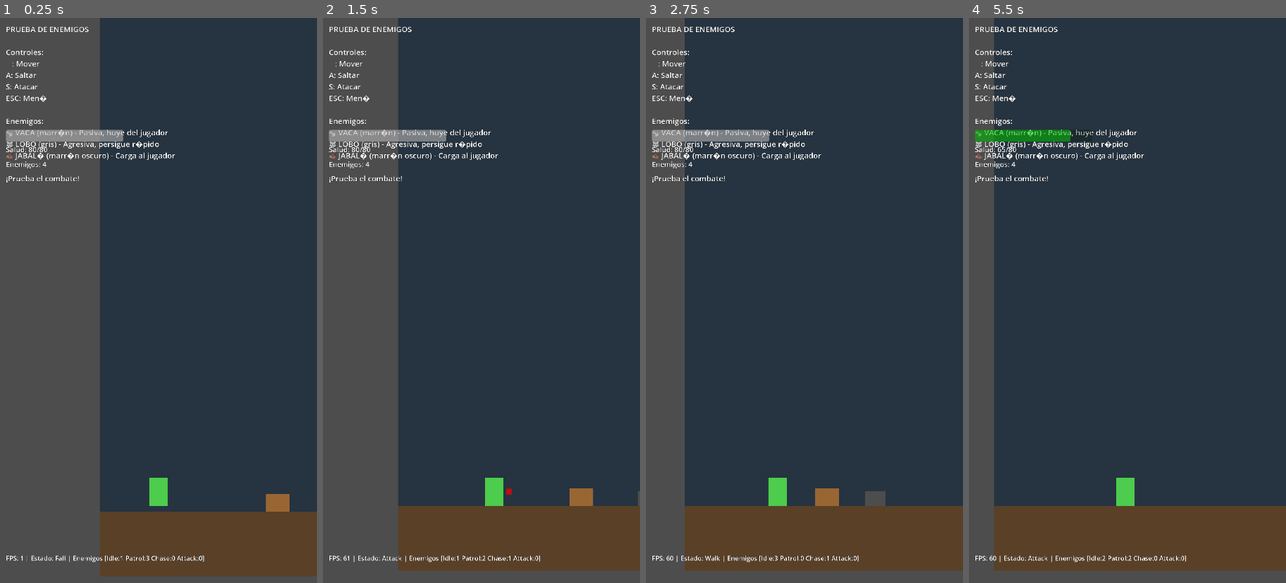
Above: before the commit, frames 1-4 (left to right).
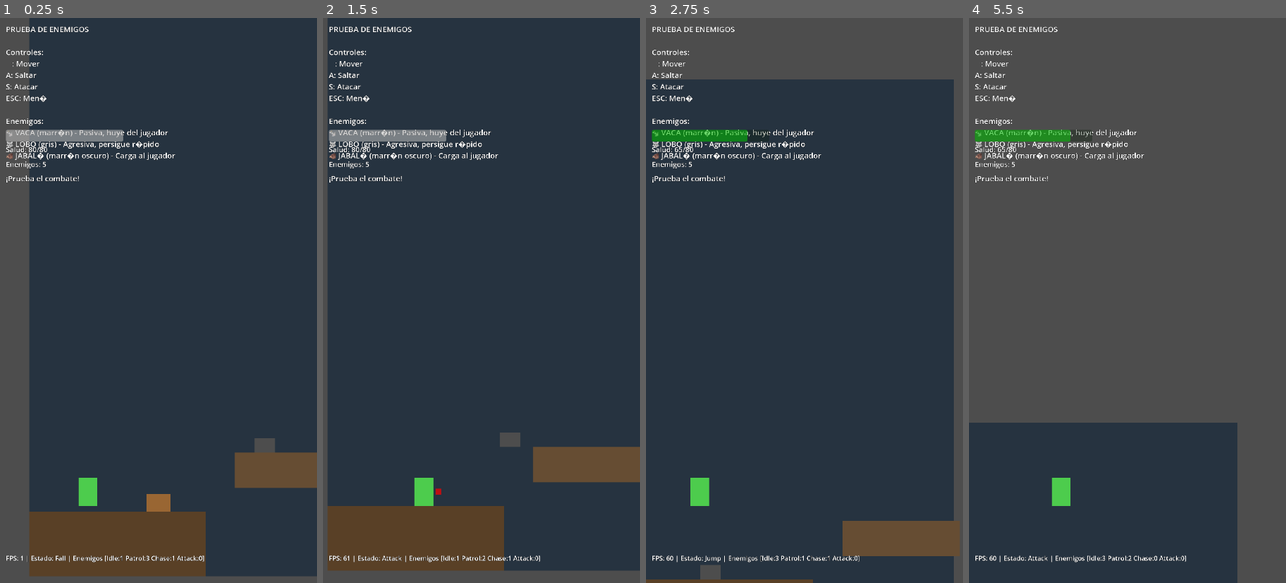
Above: after the commit, the same moments.

Repository: juanrafernandez/pilgrim
Game: Godot game, scene res://scenes/main/test_scene_enemies.tscn
The game is run twice, just before and just after one commit, with the same random seed, the same clock (stepped at 60 frames per second) and the same inputs. This scene is started directly instead of the project's main scene.
Inputs:
- Up to frame 1 (0.25 s): no input
- Up to frame 2 (1.5 s): hold Right (move_right) from 0.53 s (still down); tap S (attack) at 0.6, 1.35 s; tap A (jump) at 0.77 s
- Up to frame 3 (2.75 s): tap A (jump) at 1.52 s; release Right (move_right) at 2.03 s; hold Left (move_left) from 2.03 s (still down); tap S (attack) at 2.1 s
- Up to frame 4 (5.5 s): release Left (move_left) at 2.78 s; hold Right (move_right) 2.78-4.28 s; tap S (attack) every 0.75 s from 2.85 to 5.1 s; tap A (jump) at 3.02, 3.77, 4.52 s; hold Left (move_left) 4.28-5.03 s; hold Right (move_right) from 5.03 s (still down)

The runs differ from the first frame. In frame 1, 27% of the frame differs, in the area x 9-100%, y 0-99%; in frame 2, 28%; in frame 3, 33%; in frame 4, 81%, in the area x 0-100%, y 0-100%.

Commit message:
feat: implement Ghosts 'n Goblins / Maldita Castilla gameplay style
Implemented classic arcade platformer mechanics inspired by Ghosts 'n Goblins
and Maldita Castilla for authentic retro gameplay feel.

## A) Camera Positioning (Classic Arcade Style)
- Added horizontal_offset (240px) to position player in left third of screen
- Player now at ~x=300 on screen (left side) instead of center
- Shows more space ahead (right side) for enemy visibility
- Camera follows with player offset, classic side-scroller feel

## B) Vertical Level Design (Multi-Platform Layout)
Redesigned test_scene_enemies with varied height platforms:
- Starting ground (Y=1700) - 600px
- Elevated platform (Y=1500) - 400px mid-level
- Step platforms (Y=1400, Y=1300) - 200px each for climbing
- High platform (Y=1200) - 500px top level
- Landing platform (Y=1500) after gap
- Extended end ground (Y=1700) - 1500px

5 enemies distributed across different heights:
- Cow1: Ground level (Y=1650)
- Wolf1: Mid platform (Y=1450)
- Boar1: High platform (Y=1150)
- Cow2: Landing platform (Y=1450)
- Wolf2: End ground (Y=1650)

Vertical gameplay encourages:
- Platform jumping between levels
- Height-based enemy encounters
- Risk/reward with high platforms near death zones
- Classic arcade challenge progression

## C) Enhanced Knockback System (Arcade Difficulty)
Player knockback when hit:
- Strong horizontal knockback (350 x-velocity)
- High vertical knockback (-450 y-velocity)
- Can knock player into pits (classic GnG danger)
- Preserved momentum during hurt state
- Default knockback if none provided: (-200, -400)

Enemy knockback when hit by player:
- Increased from (200, -100) to (400, -250)
- More dramatic enemy reactions
- Enemies can be knocked off platforms

Technical improvements:
- take_damage() accepts knockback Vector2 parameter
- Enemies apply directional knockback to player
- state_hurt preserves knockback velocity (slow decay)
- Knockback direction calculated from attacker position

Gameplay Impact:
- Player must be careful near edges (knockback = death)
- Combat is riskier and more strategic
- Arcade-style difficulty with instant punishment
- Authentic retro action-platformer feel

Files Modified:
- scripts/core/camera_controller.gd (horizontal offset)
- scenes/main/test_scene_enemies.tscn (vertical level design)
- scenes/main/test_scene_v2.tscn (camera config)
- scripts/player/player.gd (knockback system)
- scripts/player/states/state_hurt.gd (preserve knockback)
- scripts/enemies/enemy.gd (apply knockback to player)

Diff:
--- a/scenes/main/test_scene_enemies.tscn
+++ b/scenes/main/test_scene_enemies.tscn
@@ -7,11 +7,23 @@
 [ext_resource type="Script" path="res://scenes/main/test_scene_enemies.gd" id="5_script"]
 [ext_resource type="Script" path="res://scripts/core/camera_controller.gd" id="6_camera"]
 
-[sub_resource type="RectangleShape2D" id="RectangleShape2D_ground1"]
+[sub_resource type="RectangleShape2D" id="RectangleShape2D_ground_start"]
+size = Vector2(600, 220)
+
+[sub_resource type="RectangleShape2D" id="RectangleShape2D_platform_mid"]
+size = Vector2(400, 120)
+
+[sub_resource type="RectangleShape2D" id="RectangleShape2D_platform_small"]
+size = Vector2(200, 120)
+
+[sub_resource type="RectangleShape2D" id="RectangleShape2D_platform_high"]
+size = Vector2(500, 120)
+
+[sub_resource type="RectangleShape2D" id="RectangleShape2D_ground_landing"]
+size = Vector2(400, 220)
+
+[sub_resource type="RectangleShape2D" id="RectangleShape2D_ground_end"]
 size = Vector2(1500, 220)
-
-[sub_resource type="RectangleShape2D" id="RectangleShape2D_ground2"]
-size = Vector2(2100, 220)
 
 [sub_resource type="RectangleShape2D" id="RectangleShape2D_deathzone"]
 size = Vector2(5000, 100)
@@ -33,34 +45,105 @@
 backward_limit_distance = 600.0
 forward_buffer = 200.0
 vertical_offset = -650.0
-
-[node name="Ground1" type="StaticBody2D" parent="."]
+horizontal_offset = 240.0
+
+[node name="GroundStart" type="StaticBody2D" parent="."]
 position = Vector2(0, 1700)
 collision_layer = 2
 collision_mask = 5
 
-[node name="GroundSprite" type="ColorRect" parent="Ground1"]
+[node name="Sprite" type="ColorRect" parent="GroundStart"]
+offset_right = 600.0
+offset_bottom = 220.0
+color = Color(0.35, 0.25, 0.15, 1)
+
+[node name="CollisionShape2D" type="CollisionShape2D" parent="GroundStart"]
+position = Vector2(300, 110)
+shape = SubResource("RectangleShape2D_ground_start")
+
+[node name="PlatformMid1" type="StaticBody2D" parent="."]
+position = Vector2(700, 1500)
+collision_layer = 2
+collision_mask = 5
+
+[node name="Sprite" type="ColorRect" parent="PlatformMid1"]
+offset_right = 400.0
+offset_bottom = 120.0
+color = Color(0.4, 0.3, 0.2, 1)
+
+[node name="CollisionShape2D" type="CollisionShape2D" parent="PlatformMid1"]
+position = Vector2(200, 60)
+shape = SubResource("RectangleShape2D_platform_mid")
+
+[node name="StepUp1" type="StaticBody2D" parent="."]
+position = Vector2(1200, 1400)
+collision_layer = 2
+collision_mask = 5
+
+[node name="Sprite" type="ColorRect" parent="StepUp1"]
+offset_right = 200.0
+offset_bottom = 120.0
+color = Color(0.42, 0.32, 0.22, 1)
+
+[node name="CollisionShape2D" type="CollisionShape2D" parent="StepUp1"]
+position = Vector2(100, 60)
+shape = SubResource("RectangleShape2D_platform_small")
+
+[node name="StepUp2" type="StaticBody2D" parent="."]
+position = Vector2(1450, 1300)
+collision_layer = 2
+collision_mask = 5
+
+[node name="Sprite" type="ColorRect" parent="StepUp2"]
+offset_right = 200.0
+offset_bottom = 120.0
+color = Color(0.42, 0.32, 0.22, 1)
+
+[node name="CollisionShape2D" type="CollisionShape2D" parent="StepUp2"]
+position = Vector2(100, 60)
+shape = SubResource("RectangleShape2D_platform_small")
+
+[node name="PlatformHigh" type="StaticBody2D" parent="."]
+position = Vector2(1700, 1200)
+collision_layer = 2
+collision_mask = 5
+
+[node name="Sprite" type="ColorRect" parent="PlatformHigh"]
+offset_right = 500.0
+offset_bottom = 120.0
+color = Color(0.4, 0.3, 0.2, 1)
+
+[node name="CollisionShape2D" type="CollisionShape2D" parent="PlatformHigh"]
+position = Vector2(250, 60)
+shape = SubResource("RectangleShape2D_platform_high")
+
+[node name="GroundLanding" type="StaticBody2D" parent="."]
+position = Vector2(2600, 1500)
+collision_layer = 2
+collision_mask = 5
+
+[node name="Sprite" type="ColorRect" parent="GroundLanding"]
+offset_right = 400.0
+offset_bottom = 220.0
+color = Color(0.35, 0.25, 0.15, 1)
+
+[node name="CollisionShape2D" type="CollisionShape2D" parent="GroundLanding"]
+position = Vector2(200, 110)
+shape = SubResource("RectangleShape2D_ground_landing")
+
+[node name="GroundEnd" type="StaticBody2D" parent="."]
+position = Vector2(3100, 1700)
+collision_layer = 2
+collision_mask = 5
+
+[node name="Sprite" type="ColorRect" parent="GroundEnd"]
 offset_right = 1500.0
 offset_bottom = 220.0
 color = Color(0.35, 0.25, 0.15, 1)
 
-[node name="CollisionShape2D" type="CollisionShape2D" parent="Ground1"]
+[node name="CollisionShape2D" type="CollisionShape2D" parent="GroundEnd"]
 position = Vector2(750, 110)
-shape = SubResource("RectangleShape2D_ground1")
-
-[node name="Ground2" type="StaticBody2D" parent="."]
-position = Vector2(1900, 1700)
-collision_layer = 2
-collision_mask = 5
-
-[node name="GroundSprite" type="ColorRect" parent="Ground2"]
-offset_right = 2100.0
-offset_bottom = 220.0
-color = Color(0.35, 0.25, 0.15, 1)
-
-[node name="CollisionShape2D" type="CollisionShape2D" parent="Ground2"]
-position = Vector2(1050, 110)
-shape = SubResource("RectangleShape2D_ground2")
+shape = SubResource("RectangleShape2D_ground_end")
 
 [node name="DeathZone" type="Area2D" parent="."]
 position = Vector2(0, 2300)
@@ -74,16 +157,19 @@
 [node name="Enemies" type="Node2D" parent="."]
 
 [node name="Cow1" parent="Enemies" instance=ExtResource("2_cow")]
-position = Vector2(600, 1650)
+position = Vector2(400, 1650)
 
 [node name="Wolf1" parent="Enemies" instance=ExtResource("3_wolf")]
-position = Vector2(1100, 1650)
+position = Vector2(900, 1450)
 
 [node name="Boar1" parent="Enemies" instance=ExtResource("4_boar")]
-position = Vector2(2300, 1650)
+position = Vector2(1900, 1150)
 
 [node name="Cow2" parent="Enemies" instance=ExtResource("2_cow")]
-position = Vector2(3000, 1650)
+position = Vector2(2700, 1450)
+
+[node name="Wolf2" parent="Enemies" instance=ExtResource("3_wolf")]
+position = Vector2(3500, 1650)
 
 [node name="UI" type="CanvasLayer" parent="."]
 
--- a/scenes/main/test_scene_v2.tscn
+++ b/scenes/main/test_scene_v2.tscn
@@ -30,6 +30,7 @@
 backward_limit_distance = 600.0
 forward_buffer = 200.0
 vertical_offset = -650.0
+horizontal_offset = 240.0
 
 [node name="Ground1" type="StaticBody2D" parent="."]
 position = Vector2(0, 1700)
--- a/scripts/core/camera_controller.gd
+++ b/scripts/core/camera_controller.gd
@@ -9,6 +9,7 @@
 @export var forward_buffer: float = 200.0  # Distance ahead of player camera can see
 @export var smooth_speed: float = 5.0  # Camera smoothing
 @export var vertical_offset: float = -650.0  # How far from player to position camera (negative = above player)
+@export var horizontal_offset: float = 240.0  # Horizontal offset to show more ahead (player on left third)
 
 var max_x_reached: float = 0.0  # Furthest right position reached
 var min_allowed_x: float = 0.0  # Left boundary (can't go further left)
@@ -20,8 +21,8 @@
 		target = get_parent().get_node_or_null("Player")
 
 	if target:
-		global_position.x = target.global_position.x
-		global_position.y = target.global_position.y
+		global_position.x = target.global_position.x + horizontal_offset
+		global_position.y = target.global_position.y + vertical_offset
 		max_x_reached = target.global_position.x
 		min_allowed_x = max_x_reached - backward_limit_distance
 	make_current()
@@ -36,8 +37,8 @@
 		max_x_reached = target.global_position.x
 		min_allowed_x = max_x_reached - backward_limit_distance
 
-	# Calculate target camera position
-	var target_x = target.global_position.x
+	# Calculate target camera position with horizontal offset (player on left side)
+	var target_x = target.global_position.x + horizontal_offset
 
 	# Clamp target to minimum allowed position
 	target_x = max(target_x, min_allowed_x + forward_buffer)
--- a/scripts/enemies/enemy.gd
+++ b/scripts/enemies/enemy.gd
@@ -216,9 +216,13 @@
 
 
 func _perform_attack() -> void:
-	"""Perform attack on player"""
+	"""Perform attack on player with knockback"""
 	if player and _is_player_in_range(attack_range):
-		player.take_damage(attack_damage)
+		# Calculate knockback direction (away from enemy)
+		var knockback_dir = sign(player.global_position.x - global_position.x)
+		var knockback = Vector2(knockback_dir * 350, -450)  # Strong knockback (GnG style)
+
+		player.take_damage(attack_damage, knockback)
 		attacked.emit(player)
 		print("%s attacked player for %d damage" % [name, attack_damage])
 
--- a/scripts/player/player.gd
+++ b/scripts/player/player.gd
@@ -89,20 +89,28 @@
 	return dir
 
 
-## Take damage
-func take_damage(amount: int) -> void:
+## Take damage with knockback (Ghosts 'n Goblins style)
+func take_damage(amount: int, knockback: Vector2 = Vector2.ZERO) -> void:
 	if is_invincible or is_dead:
 		return
 
 	current_health = maxi(0, current_health - amount)
 	health_changed.emit(current_health, max_health)
 	took_damage.emit(amount)
+
+	# Apply knockback velocity
+	if knockback != Vector2.ZERO:
+		velocity = knockback
+	else:
+		# Default knockback if none provided
+		velocity = Vector2(-200, -400)
 
 	print("Player took %d damage. Health: %d/%d" % [amount, current_health, max_health])
 
 	if current_health <= 0:
 		die()
 	else:
+		state_machine.change_state("Hurt")
 		_start_invincibility()
 
 
@@ -190,7 +198,7 @@
 	for result in results:
 		var body = result["collider"]
 		if body.has_method("take_damage"):
-			var knockback = Vector2(attack_dir * 200, -100)
+			var knockback = Vector2(attack_dir * 400, -250)  # Stronger knockback
 			body.take_damage(attack_damage, knockback)
 			print("Player hit %s for %d damage!" % [body.name, attack_damage])
 
--- a/scripts/player/states/state_hurt.gd
+++ b/scripts/player/states/state_hurt.gd
@@ -9,8 +9,7 @@
 
 func _state_enter() -> void:
 	hurt_timer = 0.0
-	# Knockback
-	player.velocity.y = -300.0
+	# Knockback already applied by take_damage(), don't override it
 
 
 func _state_physics_update(delta: float) -> void:
@@ -19,8 +18,8 @@
 	# Apply gravity
 	apply_gravity(delta)
 
-	# Slight knockback movement
-	player.velocity.x = move_toward(player.velocity.x, 0, player.FRICTION * delta)
+	# Preserve knockback horizontal momentum (slow decay for dramatic effect)
+	player.velocity.x = move_toward(player.velocity.x, 0, player.FRICTION * 0.5 * delta)
 
 	# Check transitions
 	check_transitions()
